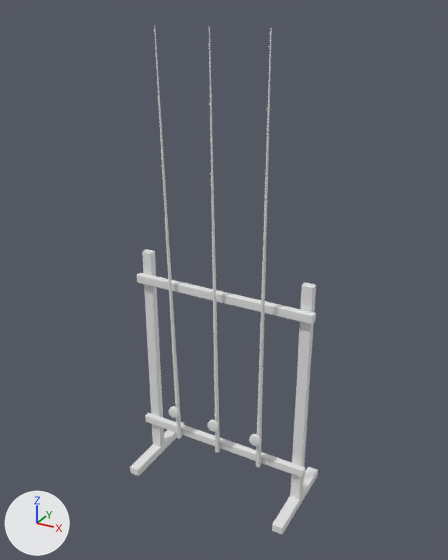
An edit to the FBX model Assets/Props/SRZ/Fishing/SRZ_RodRack/SRZ_RodRack.fbx, drawn before and after from the same camera.
Both versions are drawn from a 50 mm camera at (1.37, -2.49, 2.47) aimed at (0.0, 0.01, 1.22). Every picture has the same lights, and +X, +Y and +Z are marked at lower left. The older version comes first. Objects named as collision shapes, trigger or cutter boxes, shadow casters or lower levels of detail are left out. Where no turn or scale is listed for an object, it has been applied to the vertices. Vertices at exactly the same position are counted once.

The first picture shows 'SRZ_Prop_RodRack_LOD0'.
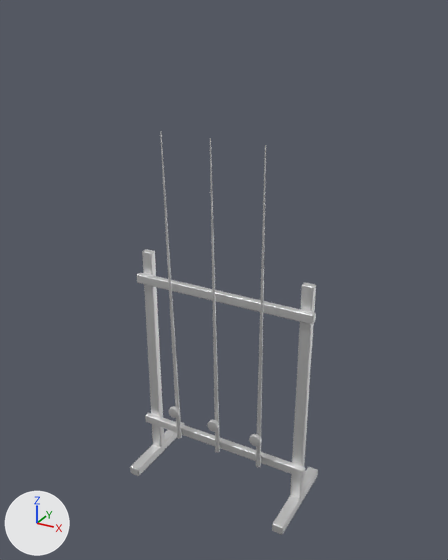
Location of each change, [x1, y1, x2, y2] in pixels of the pictures (448 x 560 px; the box of a moved part takes in the faces that stretch with it):
'SRZ_Prop_RodRack_LOD0', surface changed, reshaped (21% shorter)
    before: [130, 25, 318, 535]
    after: [130, 131, 318, 535]
part 1 of me_srz_prop_rodrack_lod0, moved or reshaped
    before: [154, 25, 182, 439]
    after: [160, 131, 182, 439]
part 2 of me_srz_prop_rodrack_lod0, moved or reshaped
    before: [209, 27, 220, 453]
    after: [210, 138, 220, 453]
part 3 of me_srz_prop_rodrack_lod0, moved or reshaped
    before: [256, 28, 272, 467]
    after: [256, 145, 266, 467]

The change, as a list of edits to the scene's bpy script:
```text
Change mat_srz_prop_rodrack_mat:
    mat_srz_prop_rodrack_mat.metallic: 0.0 -> 1.0
Change me_srz_prop_rodrack_lod0:
    used by ob_srz_prop_rodrack_lod0; location = (0.0, 0.0, 0.0)
    remove me_srz_prop_rodrack_lod0.from_pydata(...)  # 6492 vertices, 12816 faces; spans x -0.5..0.5, y -0.25..0.25, z 0.0..2.4
    add me_srz_prop_rodrack_lod0.from_pydata(...)  # 6492 vertices, 12816 faces; spans x -0.5..0.5, y -0.25..0.25, z 0.0..1.95
    me_srz_prop_rodrack_lod0 part 1: the loose piece of 144 vertices spanning x -0.29..-0.24, y -0.09..-0.06, z 0.22..2.4 is scaled about its middle by (0.799, 0.996, 0.794), then moved by (0.0, 0.0, -0.22)
    me_srz_prop_rodrack_lod0 part 2: the loose piece of 144 vertices spanning x -0.01..0.01, y -0.12..-0.06, z 0.22..2.4 is scaled about its middle by (1, 1, 0.794), then moved by (0.0, 0.0, -0.22)
    me_srz_prop_rodrack_lod0 part 3: the loose piece of 144 vertices spanning x 0.24..0.29, y -0.15..-0.06, z 0.22..2.4 is scaled about its middle by (0.799, 1, 0.794), then moved by (0.0, 0.0, -0.22)
    other edits to the shape of me_srz_prop_rodrack_lod0 do not show in these pictures
```
